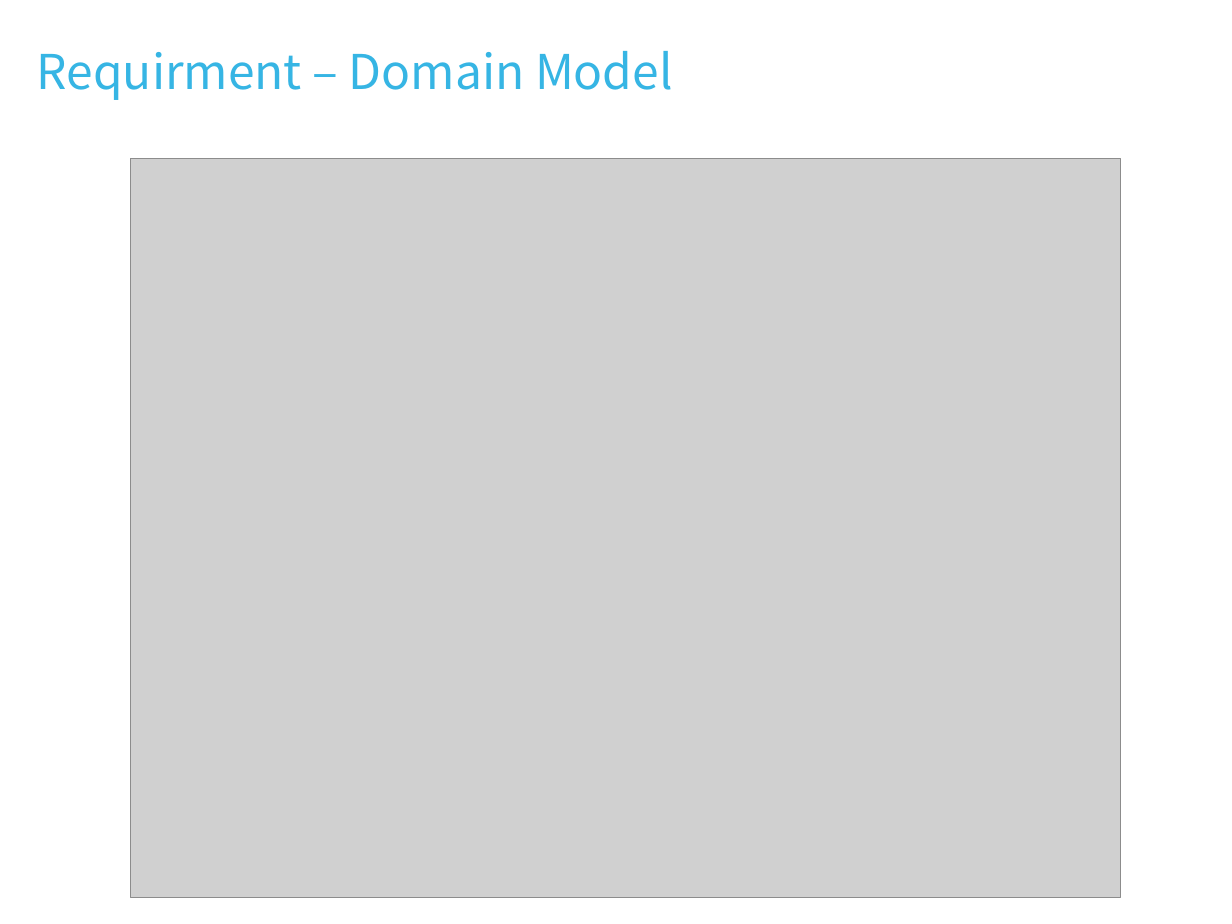
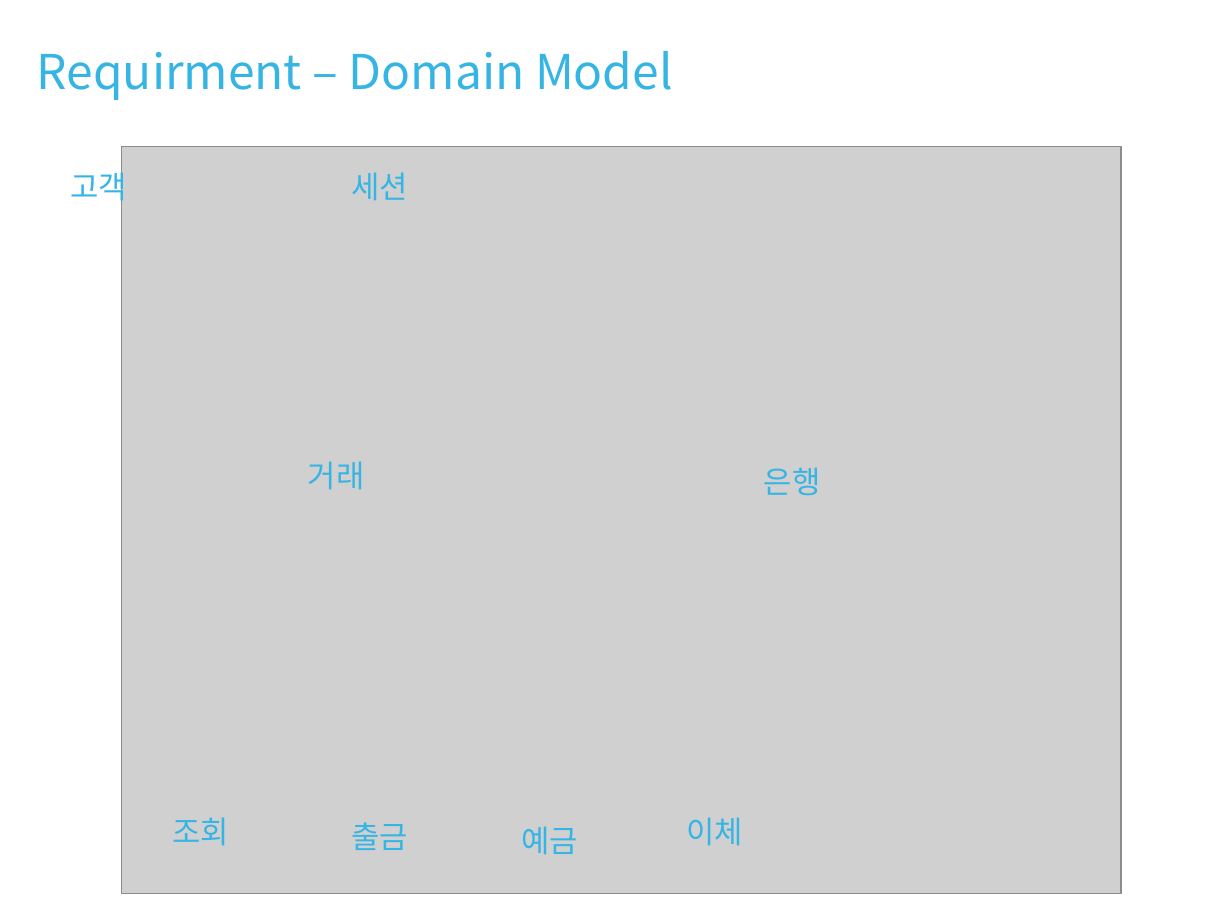
Before and after one commit to DavidKwon/ATMWith3tierArchitecture, a slide deck: slide 4 of ATM.pptx. Drawn at 1232x924 pixels with LibreOffice and Linux fonts; fonts in the diff are those of the drawing; grey boxes stand for pictures. Boxes give left, top, right and bottom in pixels: in the first picture for what was removed or moved away, otherwise in the second. Text is boxed around its words. In the diff, an @@ line names an element or a change of style, - is before the commit and + after.

Commit message:
PPT

```diff
--- a/ATM.pptx
+++ b/ATM.pptx
@@ picture: place and size @@
-picture at <box>131,158,1120,897</box>
+picture at <box>121,147,1120,893</box>
@@ text added at <box>70,166,127,206</box>, 18 pt, text #36B5E4 @@
+고객
@@ text added at <box>352,172,409,201</box>, 18 pt, text #36B5E4 @@
+세션
@@ text added at <box>308,461,365,490</box>, 18 pt, text #36B5E4 @@
+거래
@@ text added at <box>764,467,821,496</box>, 18 pt, text #36B5E4 @@
+은행
@@ text added at <box>172,817,229,846</box>, 18 pt, text #36B5E4 @@
+조회
@@ text added at <box>352,822,409,850</box>, 18 pt, text #36B5E4 @@
+출금
@@ text added at <box>521,826,578,855</box>, 18 pt, text #36B5E4 @@
+예금
@@ text added at <box>686,817,743,846</box>, 18 pt, text #36B5E4 @@
+이체
```
Also in this commit, not shown: 12 other slides changed, 1 slide added, 2 slides removed.
